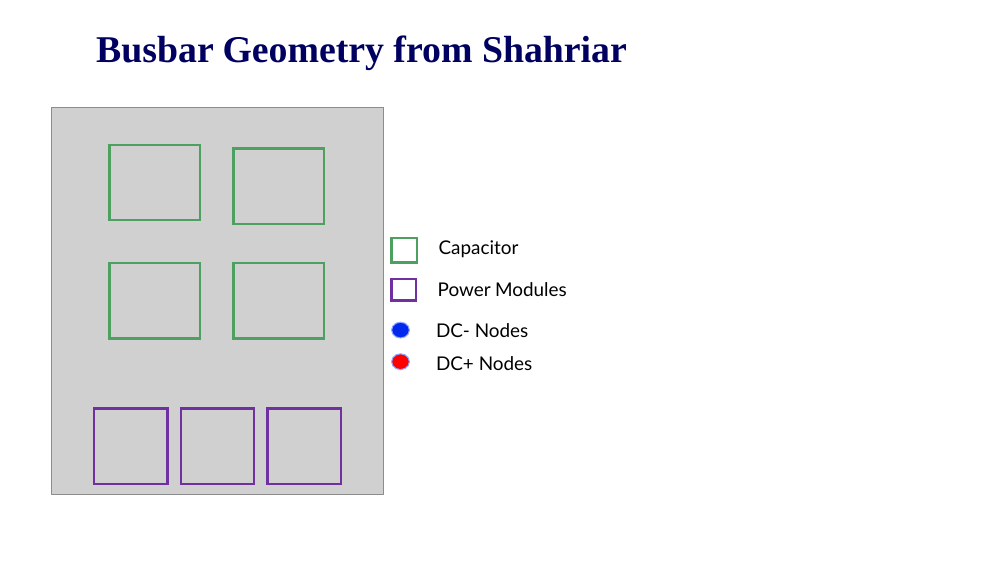
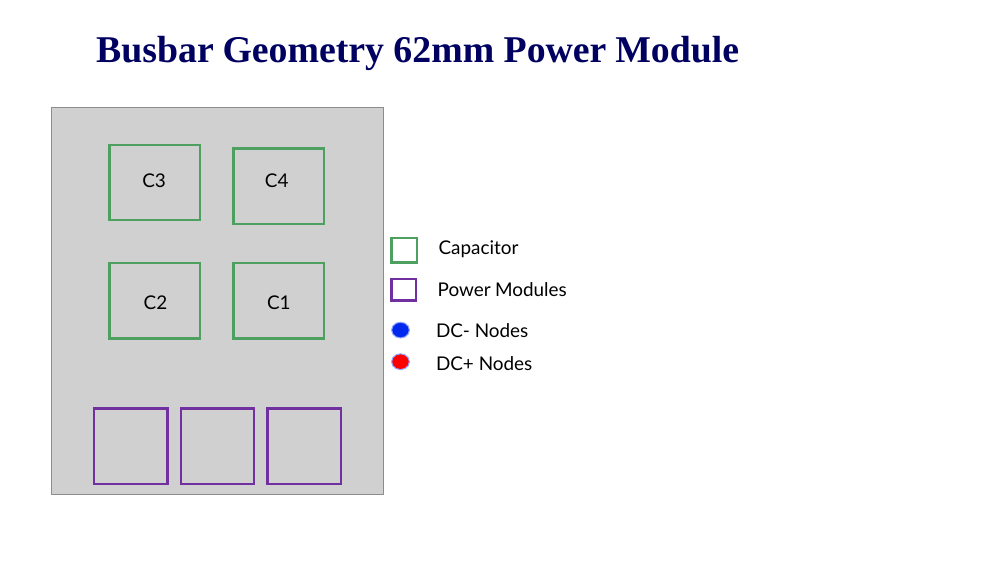
Before and after one commit to EnesAyaz/KTH, a slide deck: slide 7 of Weekly-Reports/DCLinkModellingIndutance.pptx. Drawn at 1008x567 pixels with LibreOffice and Linux fonts; fonts in the diff are those of the drawing; grey boxes stand for pictures; background and template pictures are left out. Boxes give left, top, right and bottom in pixels: in the first picture for what was removed or moved away, otherwise in the second. Text is boxed around its words. In the diff, an @@ line names an element or a change of style, - is before the commit and + after.

```diff
--- a/Weekly-Reports/DCLinkModellingIndutance.pptx
+++ b/Weekly-Reports/DCLinkModellingIndutance.pptx
@@ title at <box>96,35,739,70</box>: text changed @@
-Busbar Geometry from Shahriar
+Busbar Geometry 62mm Power Module
@@ text added at <box>142,173,166,187</box>, 18 pt, text #000000 @@
+C3
@@ text added at <box>265,173,289,187</box>, 18 pt, text #000000 @@
+C4
@@ text added at <box>144,295,168,309</box>, 18 pt, text #000000 @@
+C2
@@ text added at <box>267,295,291,309</box>, 18 pt, text #000000 @@
+C1
```
Also in this commit, not shown: 18 other files.
